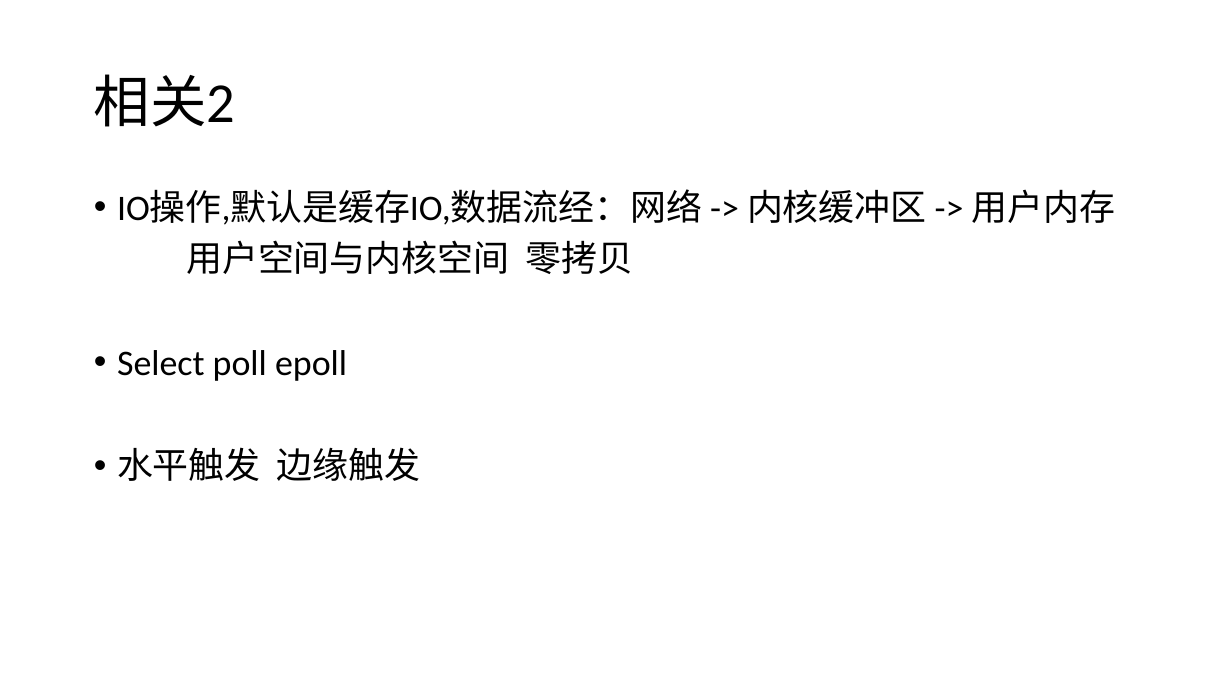
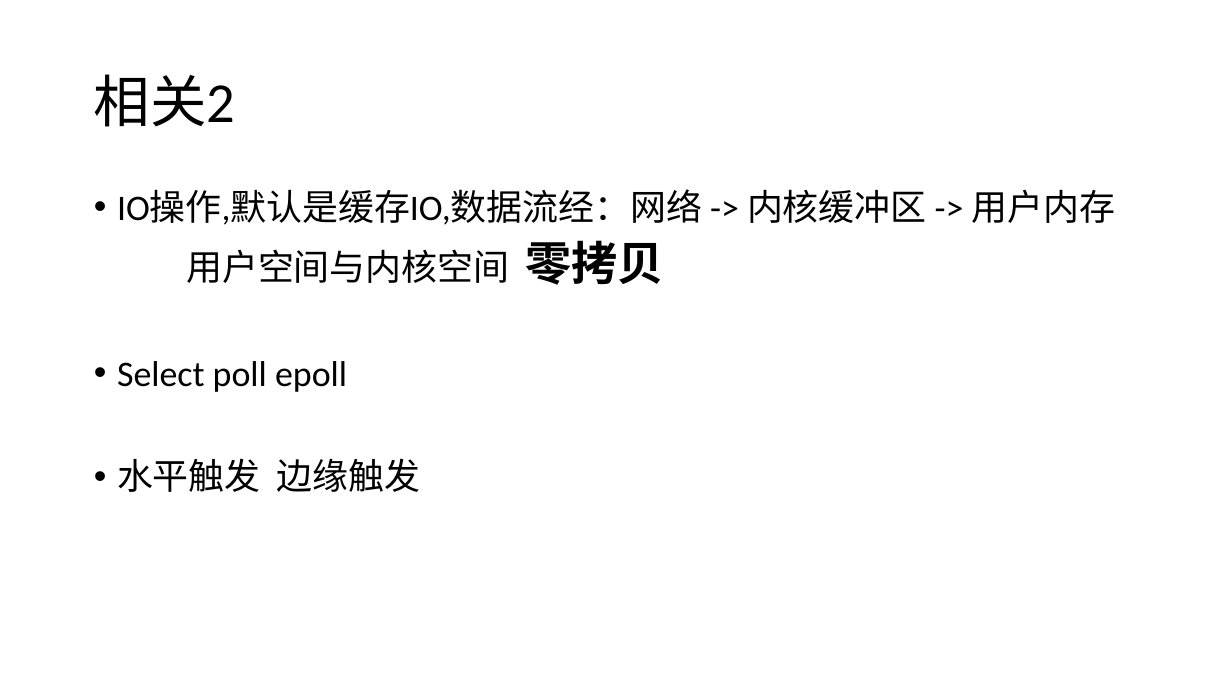
Before and after one commit to zy475459736/progress, a slide deck: slide 9 of io/Netty.pptx. Drawn at 1232x693 pixels with LibreOffice and Linux fonts; fonts in the diff are those of the drawing. Boxes give left, top, right and bottom in pixels: in the first picture for what was removed or moved away, otherwise in the second. Text is boxed around its words. In the diff, an @@ line names an element or a change of style, - is before the commit and + after.

```diff
--- a/io/Netty.pptx
+++ b/io/Netty.pptx
@@ text at [186, 240, 664, 285]: size 28 to 36 pt, bold on in "零拷贝" @@
```
Also in this commit, not shown: 1 other slide changed, 3 slides added.
